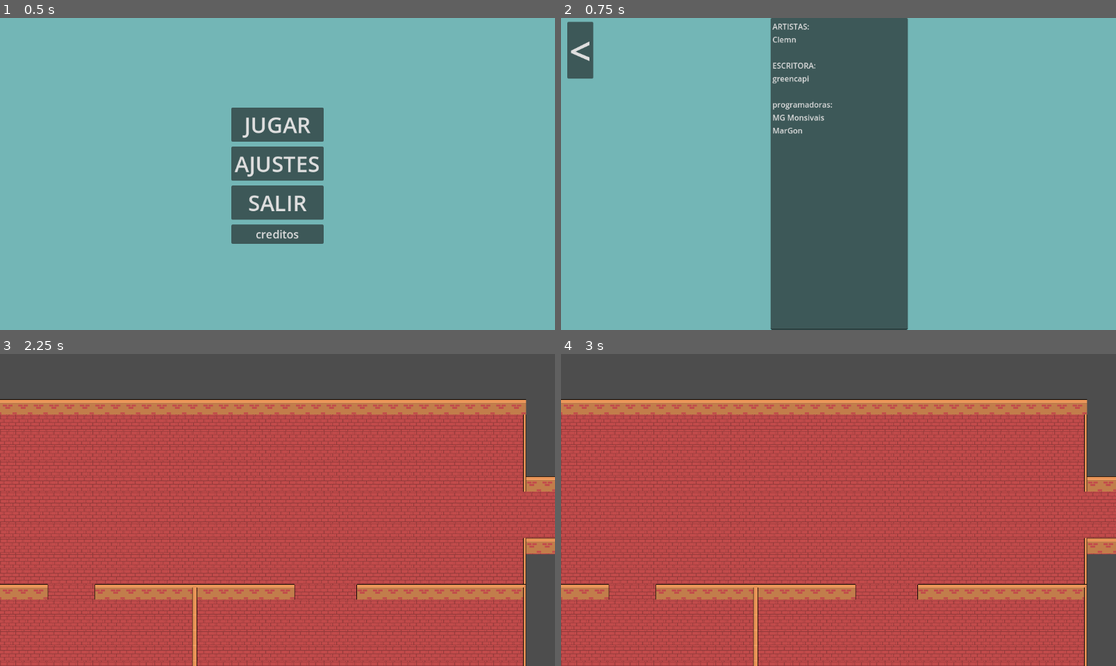
Above: before the commit, frames 1-4 (two rows, left to right).
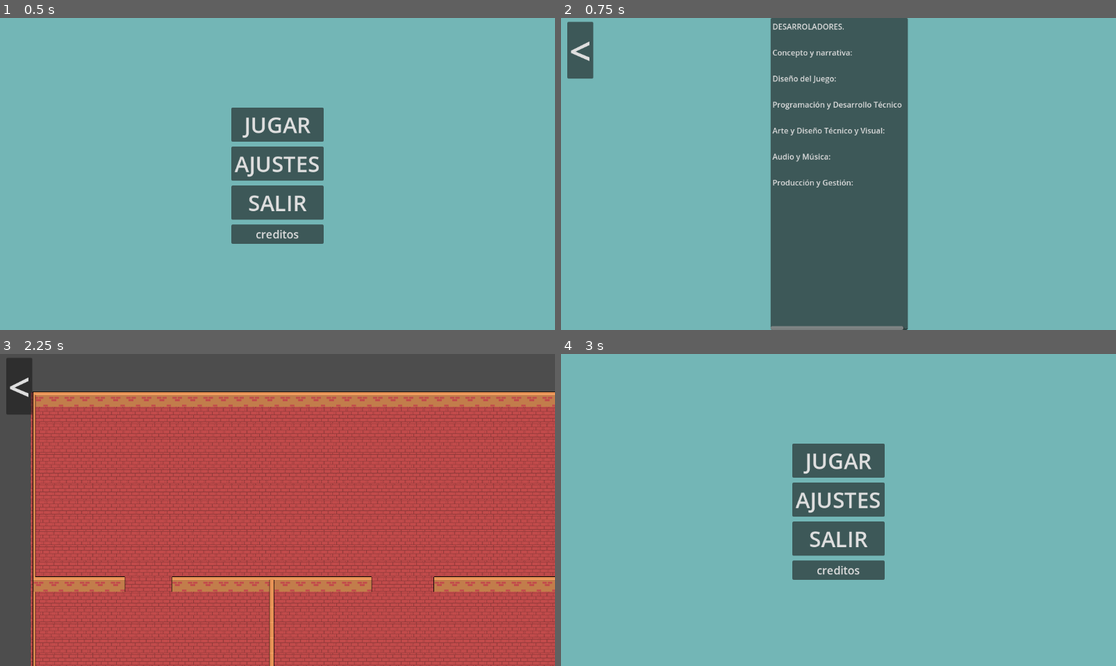
Above: after the commit, the same moments.

Repository: marta514/Lectoras-en-juego
Game: Godot game, scene res://scene/menú.tscn
Two runs of this game, one before a commit and one after it. Both use one fixed random seed, a clock stepped at 60 frames per second and the inputs below.
Inputs (mouse positions are in pixels of both pictures, inside the frame that each line leads up to):
- Up to frame 1 (0.5 s): no input
- Up to frame 2 (0.75 s): click "creditos" at 0.5 s
- Up to frame 3 (2.25 s): click "<" at 1.25 s; click "JUGAR" at 2 s
- Up to frame 4 (3 s): click (577, 385) at 2.75 s, where only the run after the commit has a clickable "<"

Frame 1 is identical in both runs. In frame 2, 1.6% of the frame differs, in the area x 37-62%, y 1-100%; in frame 3, 40%; in frame 4, 100%, in the area x 0-100%, y 0-100%.

Commit message:
actualizada

Diff:
--- a/women-game-jam/scene/control.tscn
+++ b/women-game-jam/scene/control.tscn
@@ -39,14 +39,19 @@
 offset_right = 144.0
 grow_horizontal = 2
 grow_vertical = 2
-text = "ARTISTAS:
-Clemn
+text = "DESARROLADORES.
 
-ESCRITORA:
-greencapi
+Concepto y narrativa:
 
-programadoras:
-MG Monsivais
-MarGon"
+Diseño del Juego:
+
+Programación y Desarrollo Técnico :
+
+Arte y Diseño Técnico y Visual:
+
+Audio y Música:
+
+Producción y Gestión:
+"
 
 [connection signal="pressed" from="regresar" to="regresar" method="_on_pressed"]
--- a/women-game-jam/scene/nivel_art_original.tscn
+++ b/women-game-jam/scene/nivel_art_original.tscn
@@ -1,6 +1,7 @@
-[gd_scene load_steps=6 format=4 uid="uid://0svfa0yewlu0"]
+[gd_scene load_steps=7 format=4 uid="uid://0svfa0yewlu0"]
 
 [ext_resource type="Texture2D" uid="uid://da623uf7ieai" path="res://asset/finalcasaaaa.png" id="1_7dh1l"]
+[ext_resource type="Script" uid="uid://b5q16u274h8ka" path="res://button.gd" id="2_f5ly6"]
 
 [sub_resource type="TileSetAtlasSource" id="TileSetAtlasSource_f5ly6"]
 texture = ExtResource("1_7dh1l")
@@ -55,6 +56,7 @@
 [node name="nivel art original" type="Node2D"]
 
 [node name="tilemaps" type="Node2D" parent="."]
+position = Vector2(160, -16)
 
 [node name="suelo" type="TileMapLayer" parent="tilemaps"]
 tile_map_data = PackedByteArray("AAD9/wQAAAABAAEAAAD9/wUAAAABAAEAAAD9/wYAAAABAAEAAAD9/wcAAAABAAEAAAD9/wgAAAABAAEAAAD9/w …(32016 unchanged characters)…
@@ -66,3 +68,14 @@
 tile_set = SubResource("TileSet_umuvk")
 
 [node name="objetos" type="TileMapLayer" parent="tilemaps"]
+
+[node name="regresar" type="Button" parent="."]
+offset_left = 13.0
+offset_top = 8.0
+offset_right = 67.0
+offset_bottom = 126.0
+theme_override_font_sizes/font_size = 80
+text = "<"
+script = ExtResource("2_f5ly6")
+
+[connection signal="pressed" from="regresar" to="regresar" method="_on_pressed"]
